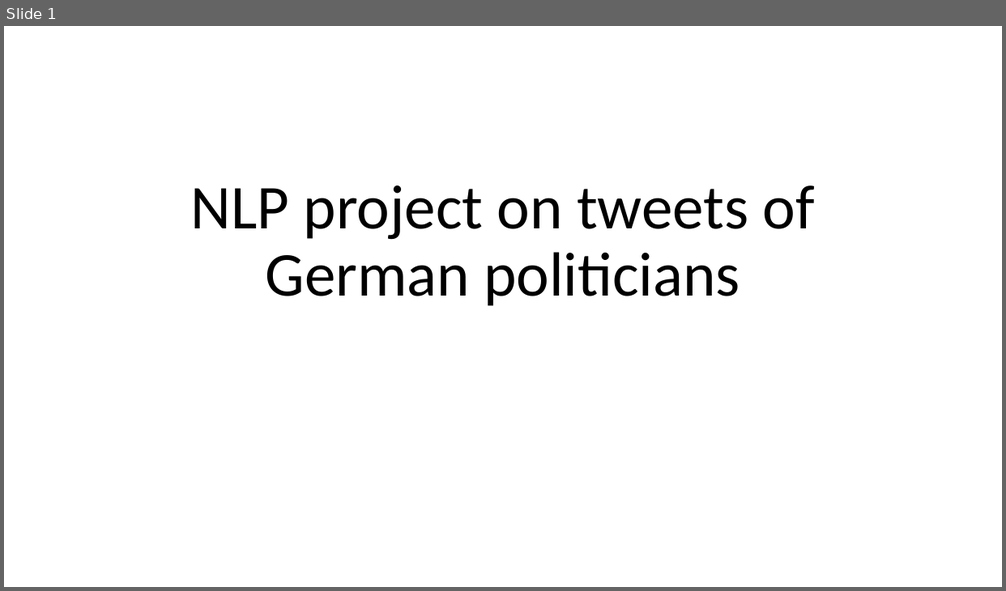
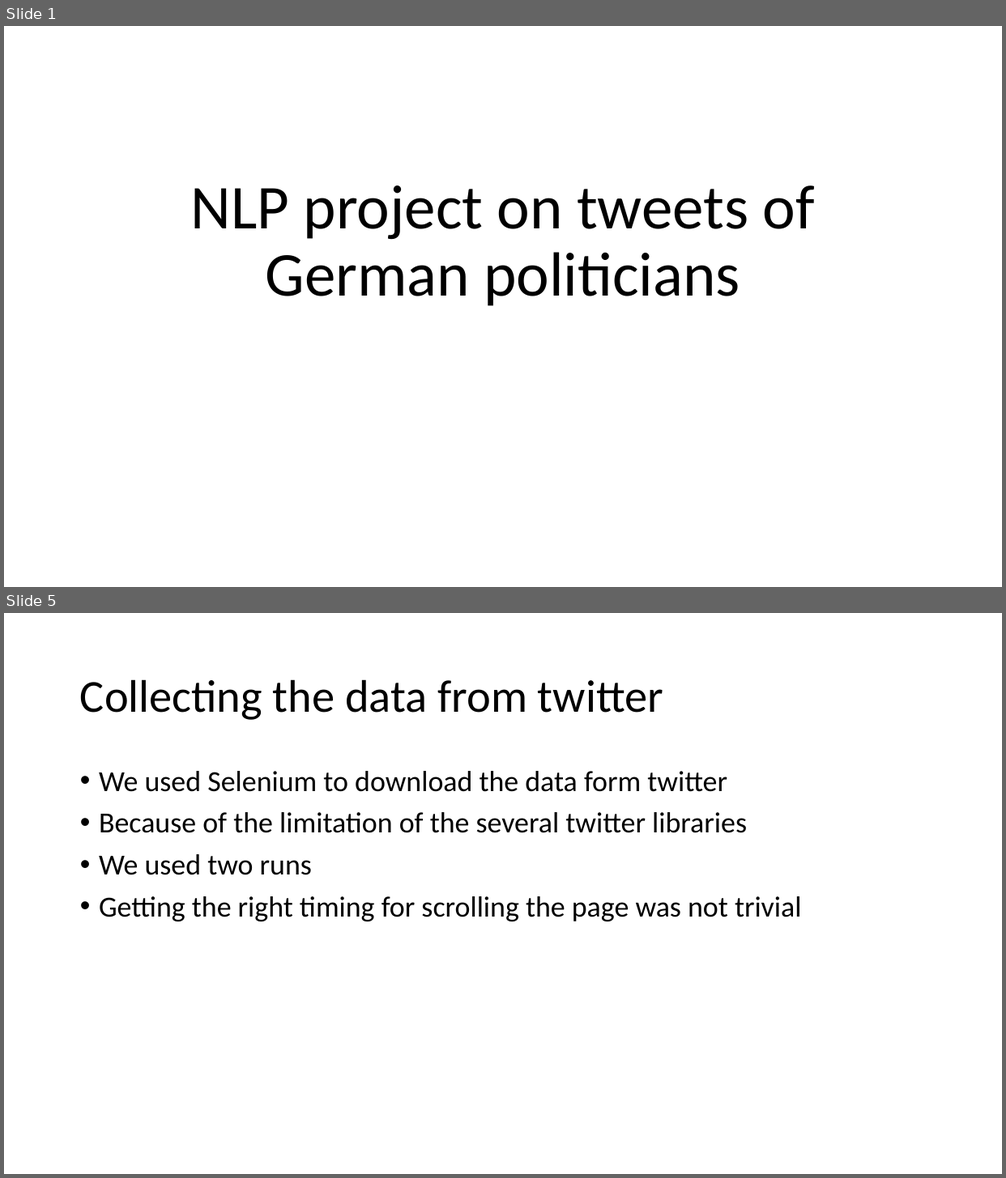
Before and after one commit to ThomasSedlmeyr/NLP_project_on_tweets_of_German_politicians, a slide deck: Presentation/Presentation.pptx. Shown one above the other, each under a label of ours: slide 1 before the commit, slides 1 and 5 after it; the slides between them are not shown. The pictures are 1006x591 and 1006x1178 pixels, drawn with LibreOffice and Linux fonts; fonts in the diff are those of the drawing. Boxes give left, top, right and bottom in pixels: in the first picture for what was removed or moved away, otherwise in the second. Text is boxed around its words. In the diff, an @@ line names an element or a change of style, - is before the commit and + after.

Commit message:
some small changes to get the code running for the presentation and also updateted the presentation text

```diff
--- a/Presentation/Presentation.pptx
+++ b/Presentation/Presentation.pptx
@@ slide 5 added at (4,613,1002,1174), background #FFFFFF @@
@@ title added at (80,679,663,720), 44 pt, text #000000 @@
+Collecting the data from twitter
@@ text added at (99,771,802,922), 28 pt, text #000000 @@
+• We used Selenium to download the data form twitter
+• Because of the limitation of the several twitter libraries
+• We used two runs
+• Getting the right timing for scrolling the page was not trivial
```
Also in this commit, not shown: 2 slides changed, 2 other slides added, 5 other files.
